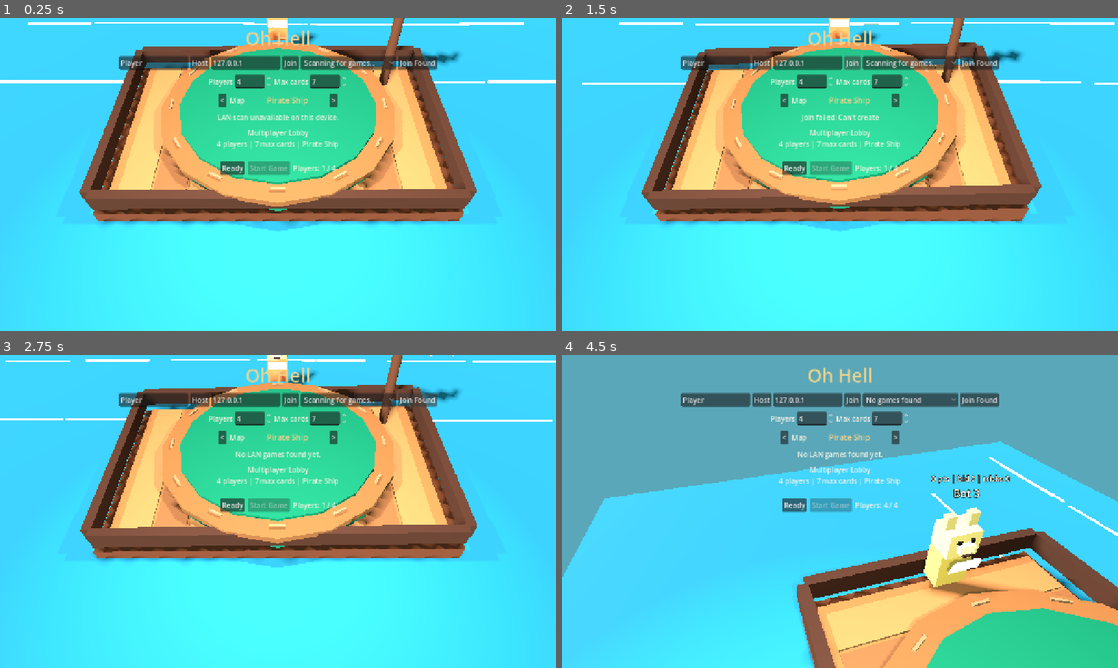
Above: before the commit, frames 1-4 (two rows, left to right).
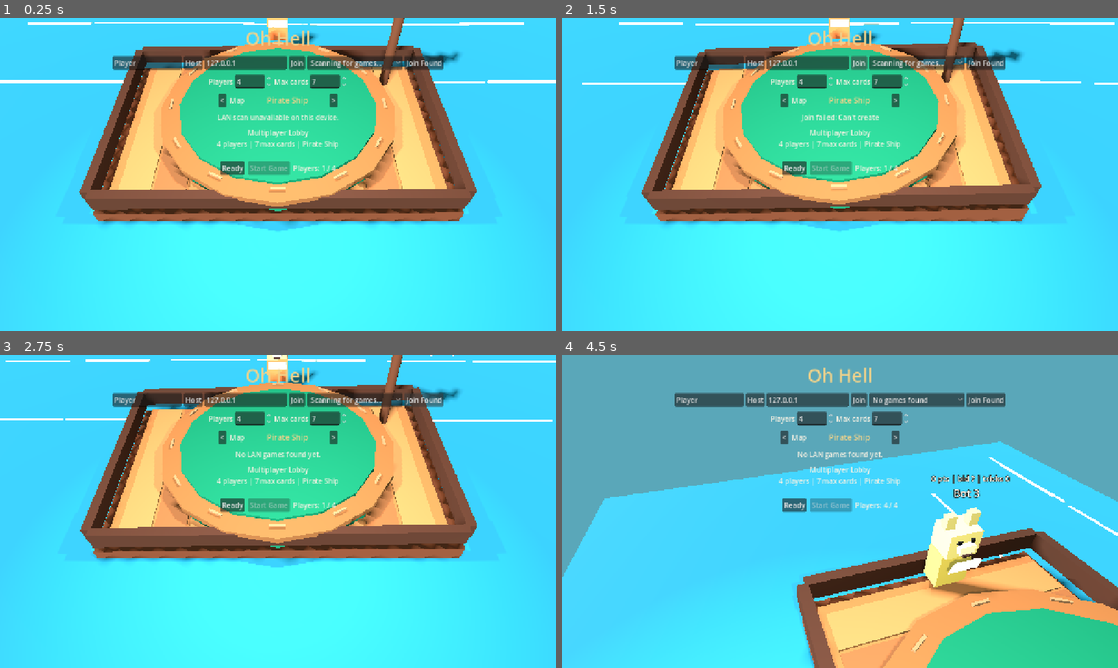
Above: after the commit, the same moments.

Repository: JordanOakFox/oh-hell-godot
Game: Godot game, scene res://scenes/main.tscn
Same seed, same stepped clock (60 frames per second), same inputs: the game is played once before the commit and once after it.
Inputs:
- Up to frame 1 (0.25 s): no input
- Up to frame 2 (1.5 s): click "Host" at 0.5 s; click "Join" at 1.25 s
- Up to frame 3 (2.75 s): click "Join Found" at 2 s
- Up to frame 4 (4.5 s): click "Ready" at 2.75 s; click "Start Game" at 3.5 s; click "Stop Game" at 4.25 s

The runs differ from the first frame. In frame 1, 0.8% of the frame differs, in the area x 20-80%, y 12-17%; in frame 2, 0.8%; in frame 3, 0.7%; in frame 4, 0.7%.

Commit message:
Add configurable multiplayer server endpoint

Diff:
--- a/scripts/main.gd
+++ b/scripts/main.gd
@@ -31,6 +31,7 @@
 var lobby_player_count := DEFAULT_PLAYERS
 var lobby_max_cards := DEFAULT_MAX_CARDS
 var lobby_map_index := 0
+var server_port := Net.DEFAULT_PORT
 var local_player_name := "Player"
 var local_profile_id := ""
 var recorded_game_ids := {}
@@ -148,8 +149,8 @@
 
 	address_input = LineEdit.new()
 	address_input.text = "127.0.0.1"
-	address_input.placeholder_text = "Host IP"
-	address_input.custom_minimum_size = Vector2(160, 0)
+	address_input.placeholder_text = "Host IP or IP:port"
+	address_input.custom_minimum_size = Vector2(190, 0)
 	net_row.add_child(address_input)
 
 	var join_button := Button.new()
@@ -347,7 +348,8 @@
 
 func _on_host_pressed() -> void:
 	_read_lobby_inputs()
-	var err := Net.host()
+	server_port = _command_line_int("--port", server_port, 1, 65535)
+	var err := Net.host(server_port)
 	if err != OK:
 		_set_status("Host failed: %s" % error_string(err))
 		return
@@ -360,11 +362,12 @@
 	dedicated_server = true
 	lobby_player_count = _command_line_int("--players", DEFAULT_PLAYERS, 2, 10)
 	lobby_max_cards = _command_line_int("--cards", DEFAULT_MAX_CARDS, 1, GameRules.max_allowed_cards(lobby_player_count))
+	server_port = _command_line_int("--port", Net.DEFAULT_PORT, 1, 65535)
 	var map_arg := _command_line_value("--map")
 	if not map_arg.is_empty():
 		lobby_map_index = _map_index_for_id(map_arg)
 	local_player_name = "Dedicated Server"
-	var err := Net.host()
+	var err := Net.host(server_port)
 	if err != OK:
 		push_error("Dedicated server failed: %s" % error_string(err))
 		get_tree().quit(1)
@@ -373,14 +376,15 @@
 	seat_peers = _new_seat_peers(lobby_player_count)
 	_create_lobby("Dedicated server online. Players can join.")
 	Net.start_advertising(_discovery_info())
-	print("Oh Hell dedicated server listening on port %d" % Net.DEFAULT_PORT)
+	print("Oh Hell dedicated server listening on port %d" % server_port)
 
 func _on_join_pressed() -> void:
 	_read_local_profile_input()
 	var address := address_input.text.strip_edges()
 	if address.is_empty():
 		address = "127.0.0.1"
-	var err := Net.join(address)
+	var endpoint := _parse_join_endpoint(address, _command_line_int("--port", Net.DEFAULT_PORT, 1, 65535))
+	var err := Net.join(endpoint["address"], endpoint["port"])
 	if err != OK:
 		_set_status("Join failed: %s" % error_string(err))
 	else:
@@ -414,6 +418,19 @@
 	if value.is_valid_int():
 		return clampi(int(value), minimum, maximum)
 	return fallback
+
+func _parse_join_endpoint(text: String, fallback_port: int) -> Dictionary:
+	var endpoint := text.strip_edges()
+	var port := fallback_port
+	var address := endpoint
+	if endpoint.count(":") == 1:
+		var parts := endpoint.split(":", false, 1)
+		if parts.size() == 2 and str(parts[1]).is_valid_int():
+			address = str(parts[0]).strip_edges()
+			port = clampi(int(parts[1]), 1, 65535)
+	if address.is_empty():
+		address = "127.0.0.1"
+	return {"address": address, "port": port}
 
 func _create_offline_lobby() -> void:
 	my_seat = 0
@@ -732,6 +749,7 @@
 		"players": connected_count,
 		"max_players": lobby_player_count,
 		"max_cards": lobby_max_cards,
+		"port": server_port,
 		"map_id": _selected_map_id(),
 		"map_name": _selected_map_name(),
 		"phase": state.get("phase", "lobby"),
@@ -749,7 +767,7 @@
 	]
 	text += "You are seat %d: %s\n" % [my_seat + 1, view_state["names"][my_seat]]
 	if multiplayer.multiplayer_peer and multiplayer.is_server():
-		var addresses := Net.local_join_addresses()
+		var addresses := Net.local_join_addresses(server_port)
 		if addresses.is_empty():
 			text += "Join: local network IP not found\n"
 		else:
@@ -1224,7 +1242,7 @@
 		_set_status("Choose a discovered game first.")
 		return
 	var game: Dictionary = discovered_games[index]
-	address_input.text = str(game.get("address", ""))
+	address_input.text = "%s:%d" % [str(game.get("address", "")), int(game.get("port", Net.DEFAULT_PORT))]
 	_on_join_pressed()
 
 func _on_bid_button_pressed(button: Button) -> void:
--- a/scripts/net.gd
+++ b/scripts/net.gd
@@ -14,6 +14,7 @@
 var advertise_elapsed := 0.0
 var discovery_enabled := false
 var advertising_enabled := false
+var current_port := DEFAULT_PORT
 
 func _process(delta: float) -> void:
 	if advertising_enabled:
@@ -29,6 +30,7 @@
 	var peer := ENetMultiplayerPeer.new()
 	var err := peer.create_server(port, max_clients)
 	if err == OK:
+		current_port = port
 		multiplayer.multiplayer_peer = peer
 		connection_changed.emit("Hosting on port %d" % port)
 	return err
@@ -37,6 +39,7 @@
 	var peer := ENetMultiplayerPeer.new()
 	var err := peer.create_client(address, port)
 	if err == OK:
+		current_port = port
 		multiplayer.multiplayer_peer = peer
 		connection_changed.emit("Joining %s:%d" % [address, port])
 	return err
@@ -46,6 +49,7 @@
 	if multiplayer.multiplayer_peer:
 		multiplayer.multiplayer_peer.close()
 	multiplayer.multiplayer_peer = null
+	current_port = DEFAULT_PORT
 	connection_changed.emit("Offline")
 
 func is_host() -> bool:
@@ -109,7 +113,7 @@
 		return
 	var payload := advertise_info.duplicate(true)
 	payload["magic"] = DISCOVERY_MAGIC
-	payload["port"] = DEFAULT_PORT
+	payload["port"] = current_port
 	payload["time"] = Time.get_unix_time_from_system()
 	discovery_sender.put_packet(JSON.stringify(payload).to_utf8_buffer())
 
Not shown, added: docs/multiplayer-server.md
